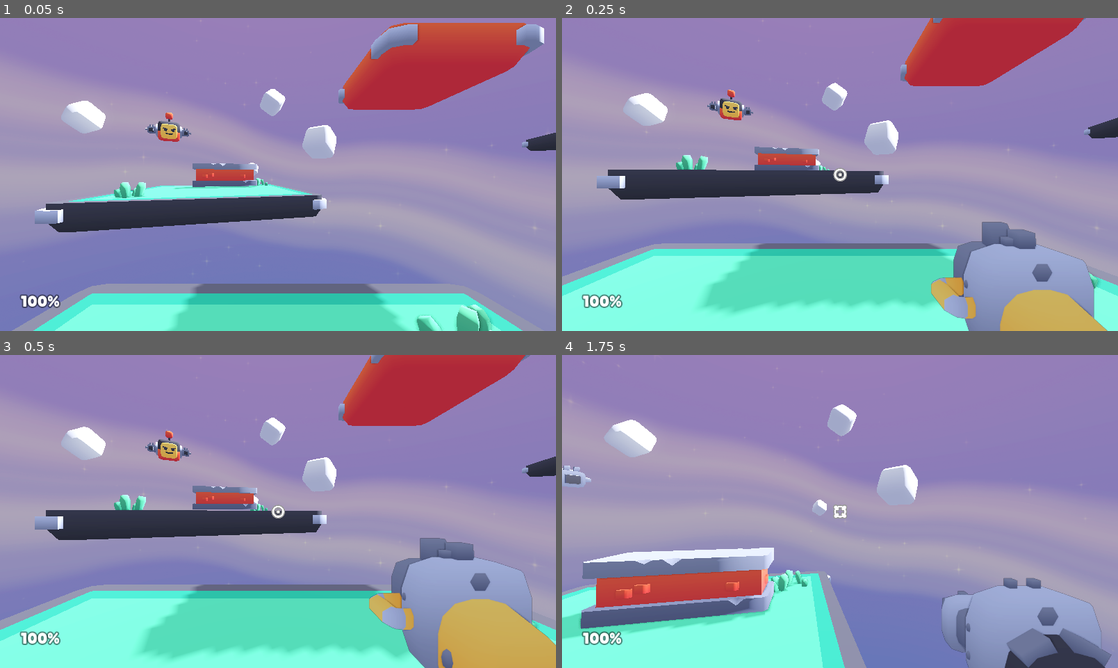
Above: before the commit, frames 1-4 (two rows, left to right).
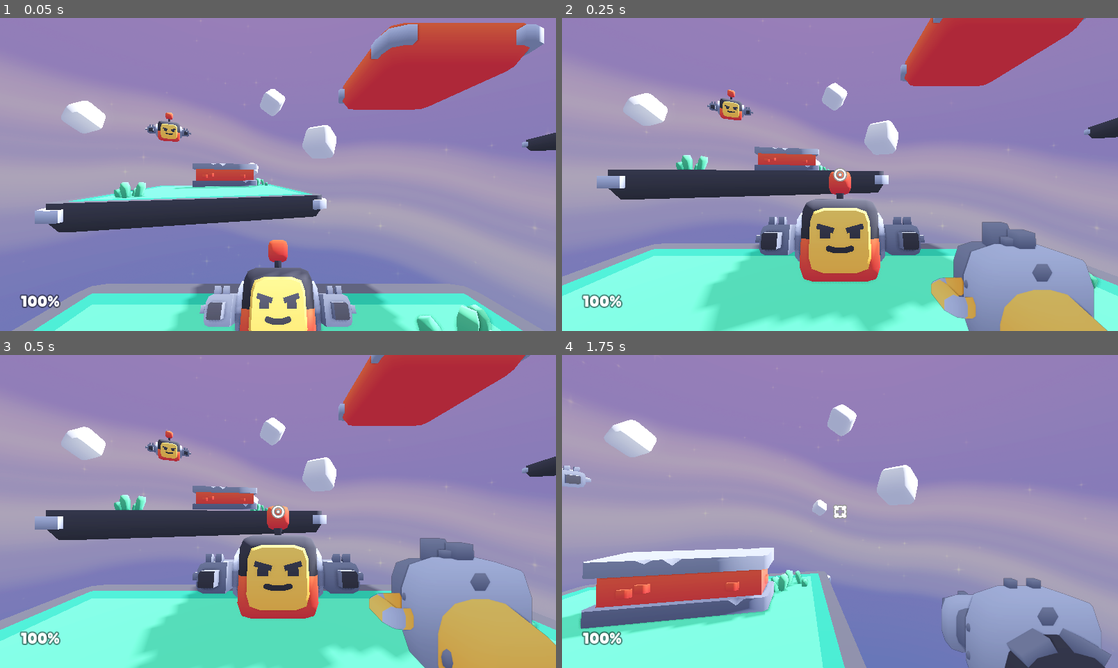
Above: after the commit, the same moments.

Repository: goob30/hackclub-haven
Game: Godot game, scene res://scenes/main.tscn
Two runs of this game, one before a commit and one after it. Both use one fixed random seed, a clock stepped at 60 frames per second and the inputs below.
Inputs (mouse positions are in pixels of both pictures, inside the frame that each line leads up to):
- Up to frame 1 (0.05 s): no input
- Up to frame 2 (0.25 s): no input
- Up to frame 3 (0.5 s): no input
- Up to frame 4 (1.75 s): move the mouse to (867, 511) at 0.52 s; hold W (move_forward) from 0.53 s (still down); click (867, 511) at 0.6 s; tap Space (jump) at 0.77, 1.52 s; move the mouse to (812, 511) at 1.27 s; tap E (weapon_toggle) at 1.35 s

The runs differ from the first frame. In frame 1, 4.3% of the frame differs, in the area x 35-65%, y 70-100%; in frame 2, 7.0%; in frame 3, 7.0%, in the area x 24-66%, y 48-100%; in frame 4, nothing differs.

Commit message:
melee enemy added - still doesn't attack

Diff:
--- /dev/null
+++ b/enemy_melee.gd
@@ -0,0 +1,107 @@
+extends Node3D
+
+@export var player: Node3D
+@export var melee_range := 2.5
+@export var move_speed := 3.0
+@export var attack_damage := 10
+@export var attack_interval := 1.5
+
+@onready var raycast: RayCast3D = $RayCast
+@onready var attack_timer: Timer = $Timer
+@onready var attack_area: Area3D = $AttackArea
+@onready var slash_particles: GPUParticles3D = $SlashParticles
+
+var health := 25
+var time := 0.0
+var starting_position: Vector3
+var destroyed := false
+
+
+func _ready() -> void:
+	starting_position = global_position
+
+	attack_area.monitoring = true
+	raycast.enabled = true
+
+	attack_timer.stop()
+	attack_timer.wait_time = attack_interval
+	attack_timer.one_shot = false
+
+	if not attack_timer.timeout.is_connected(_on_timer_timeout):
+		attack_timer.timeout.connect(_on_timer_timeout)
+
+	attack_timer.start(randf_range(0.1, attack_interval))
+
+
+func _process(delta: float) -> void:
+	if not is_instance_valid(player):
+		return
+
+	time += delta
+
+	var aim_point = player.global_position + Vector3(0, 0.5, 0)
+	var to_player = player.global_position - global_position
+	var horizontal_direction = Vector3(to_player.x, 0, to_player.z)
+
+	if horizontal_direction.length() > melee_range:
+		global_position += horizontal_direction.normalized() * move_speed * delta
+
+	global_position.y = starting_position.y + sin(time * 2.0) * 0.2
+
+	if global_position.distance_to(aim_point) > 0.01:
+		look_at(aim_point, Vector3.UP, true)
+
+	raycast.target_position = raycast.to_local(aim_point)
+
+
+func _on_timer_timeout() -> void:
+	if not is_instance_valid(player):
+		return
+
+	var aim_point = player.global_position + Vector3(0, 0.5, 0)
+
+	if global_position.distance_to(aim_point) > melee_range:
+		return
+
+	var player_is_in_attack_area := false
+	for body in attack_area.get_overlapping_bodies():
+		if body == player or (body is Node and player.is_ancestor_of(body)):
+			player_is_in_attack_area = true
+			break
+
+	if not player_is_in_attack_area:
+		return
+
+	raycast.target_position = raycast.to_local(aim_point)
+	raycast.force_raycast_update()
+
+	if not raycast.is_colliding():
+		return
+
+	var collider = raycast.get_collider()
+	if collider != player and not (collider is Node and player.is_ancestor_of(collider)):
+		return
+
+	if not player.has_method("damage"):
+		push_warning("The player needs a damage(amount) method.")
+		return
+
+	slash_particles.emitting = true
+	slash_particles.restart()
+
+	player.damage(attack_damage)
+	Audio.play("sounds/enemy_attack.ogg")
+
+
+func damage(amount: int) -> void:
+	Audio.play("sounds/enemy_hurt.ogg")
+	health -= amount
+
+	if health <= 0 and not destroyed:
+		destroy()
+
+
+func destroy() -> void:
+	Audio.play("sounds/enemy_destroy.ogg")
+	destroyed = true
+	queue_free()
--- /dev/null
+++ b/enemy_melee.tscn
@@ -0,0 +1,55 @@
+[gd_scene format=3 uid="uid://biesfmpex3v4t"]
+
+[ext_resource type="PackedScene" uid="uid://lde2xq3vq635" path="res://models/enemy-flying.glb" id="1_et1yx"]
+[ext_resource type="SpriteFrames" uid="uid://dbv3sy5qjatnl" path="res://sprites/burst_animation.tres" id="2_gtsv1"]
+
+[sub_resource type="SphereShape3D" id="SphereShape3D_ltxy4"]
+radius = 0.75
+
+[sub_resource type="SphereShape3D" id="SphereShape3D_myfey"]
+
+[sub_resource type="ParticleProcessMaterial" id="ParticleProcessMaterial_jc8hi"]
+
+[sub_resource type="QuadMesh" id="QuadMesh_myfey"]
+
+[sub_resource type="Skin" id="Skin_ntn57"]
+
+[node name="enemy-melee" type="CharacterBody3D" unique_id=855226502]
+
+[node name="enemy-melee" parent="." unique_id=2006148622 instance=ExtResource("1_et1yx")]
+
+[node name="CollisionShape3D" type="CollisionShape3D" parent="." unique_id=1895854340]
+transform = Transform3D(1, 0, 0, 0, 1, 0, 0, 0, 1, 0, 0.25, 0)
+shape = SubResource("SphereShape3D_ltxy4")
+
+[node name="RayCast" type="RayCast3D" parent="." unique_id=1555265173]
+target_position = Vector3(0, 0, 5)
+
+[node name="MuzzleA" type="AnimatedSprite3D" parent="." unique_id=33751163]
+transform = Transform3D(0.5, 0, 0, 0, 0.5, 0, 0, 0, 0.5, -0.45, 0.3, 0.4)
+sprite_frames = ExtResource("2_gtsv1")
+frame = 2
+
+[node name="MuzzleB" type="AnimatedSprite3D" parent="." unique_id=2009782550]
+transform = Transform3D(0.5, 0, 0, 0, 0.5, 0, 0, 0, 0.5, 0.45, 0.3, 0.4)
+sprite_frames = ExtResource("2_gtsv1")
+frame = 2
+
+[node name="Timer" type="Timer" parent="." unique_id=1364276729]
+wait_time = 0.25
+autostart = true
+
+[node name="AttackArea" type="Area3D" parent="." unique_id=944241590]
+transform = Transform3D(1, 0, 0, 0, 1, 0, 0, 0, 1, 0, 0.5, 1)
+
+[node name="CollisionShape3D" type="CollisionShape3D" parent="AttackArea" unique_id=1545782288]
+shape = SubResource("SphereShape3D_myfey")
+disabled = true
+
+[node name="SlashParticles" type="GPUParticles3D" parent="." unique_id=1011624581]
+emitting = false
+one_shot = true
+fixed_fps = 60
+process_material = SubResource("ParticleProcessMaterial_jc8hi")
+draw_pass_1 = SubResource("QuadMesh_myfey")
+draw_skin = SubResource("Skin_ntn57")
--- /dev/null
+++ b/objects/MeleeEnemy.gd
@@ -0,0 +1,100 @@
+extends Node3D
+
+@export var player: Node3D
+@export var melee_range := 2.0
+@export var move_speed := 3.0
+@export var attack_damage := 10
+@export var attack_interval := 1.5
+
+@onready var raycast: RayCast3D = $RayCast
+@onready var attack_timer: Timer = $Timer
+@onready var attack_area: Area3D = $AttackArea
+@onready var slash_particles: GPUParticles3D = $SlashParticles
+
+var health := 25
+var time := 0.0
+var starting_position: Vector3
+var destroyed := false
+
+
+func _ready() -> void:
+	starting_position = global_position
+
+	attack_timer.stop()
+	attack_timer.wait_time = attack_interval
+	attack_timer.one_shot = false
+	attack_timer.start(randf_range(0.1, attack_interval))
+
+
+func _process(delta: float) -> void:
+	if not is_instance_valid(player):
+		return
+
+	time += delta
+
+	var aim_point = player.global_position + Vector3(0, 0.5, 0)
+	var to_player = player.global_position - global_position
+	var horizontal_to_player = Vector3(to_player.x, 0, to_player.z)
+
+	if horizontal_to_player.length() > melee_range:
+		global_position += horizontal_to_player.normalized() * move_speed * delta
+
+	global_position.y = starting_position.y + sin(time * 2.0) * 0.2
+
+	if global_position.distance_to(aim_point) > 0.01:
+		look_at(aim_point, Vector3.UP, true)
+
+	raycast.target_position = raycast.to_local(aim_point)
+
+
+func _on_timer_timeout() -> void:
+	if not is_instance_valid(player):
+		return
+
+	var aim_point = player.global_position + Vector3(0, 0.5, 0)
+
+	if global_position.distance_to(aim_point) > melee_range:
+		return
+
+	# Don't slash through walls.
+	raycast.target_position = raycast.to_local(aim_point)
+	raycast.force_raycast_update()
+
+	if not raycast.is_colliding():
+		return
+
+	var collider = raycast.get_collider()
+	if collider != player and not (collider is Node and player.is_ancestor_of(collider)):
+		return
+
+	# The Area3D defines the actual melee hitbox.
+	var player_in_attack_area := false
+	for body in attack_area.get_overlapping_bodies():
+		if body == player or (body is Node and player.is_ancestor_of(body)):
+			player_in_attack_area = true
+			break
+
+	if not player_in_attack_area:
+		return
+
+	slash_particles.emitting = true
+	slash_particles.restart()
+
+	if player.has_method("damage"):
+		player.damage(attack_damage)
+
+	Audio.play("sounds/enemy_attack.ogg")
+
+
+func damage(amount: int) -> void:
+	Audio.play("sounds/enemy_hurt.ogg")
+	health -= amount
+
+	if health <= 0 and not destroyed:
+		destroy()
+
+
+func destroy() -> void:
+	Audio.play("sounds/enemy_destroy.ogg")
+	destroyed = true
+	queue_free()
--- a/scenes/main.tscn
+++ b/scenes/main.tscn
@@ -7,9 +7,11 @@
 [ext_resource type="PackedScene" uid="uid://dpm3l05d7fu35" path="res://objects/platform.tscn" id="5_3s40e"]
 [ext_resource type="PackedScene" uid="uid://r7rt7pth4u7o" path="res://objects/wall_low.tscn" id="5_6vel1"]
 [ext_resource type="PackedScene" uid="uid://dg6h5uopjapqr" path="res://scenes/EnemyBullet.tscn" id="5_eb6dy"]
+[ext_resource type="PackedScene" uid="uid://biesfmpex3v4t" path="res://enemy_melee.tscn" id="7_a8y0u"]
 [ext_resource type="PackedScene" uid="uid://c71evdjblk5wp" path="res://objects/wall_high.tscn" id="7_cabne"]
 [ext_resource type="PackedScene" uid="uid://bvx5cvigosg0s" path="res://objects/platform_large_grass.tscn" id="7_wggef"]
 [ext_resource type="PackedScene" uid="uid://d2g78tpqbyf5g" path="res://objects/enemy.tscn" id="8_7ty2f"]
+[ext_resource type="Script" uid="uid://jlhojqkjxnol" path="res://enemy_melee.gd" id="8_jkv2x"]
 [ext_resource type="PackedScene" uid="uid://oqfhfp1a80qd" path="res://objects/cloud.tscn" id="10_5ksau"]
 [ext_resource type="Script" uid="uid://gw7nm87hies2" path="res://scenes/bullet.gd" id="11_ya4ey"]
 
@@ -76,20 +78,10 @@
 player = NodePath("../../Player")
 bullet_scene = ExtResource("5_eb6dy")
 
-[node name="enemy-flying2" parent="Enemies" unique_id=342903539 node_paths=PackedStringArray("player") instance=ExtResource("8_7ty2f")]
-transform = Transform3D(-4.37114e-08, 0, 1, 0, 1, 0, -1, 0, -4.37114e-08, -9.5, 2.5, 1.5)
+[node name="enemy-melee" parent="Enemies" unique_id=855226502 node_paths=PackedStringArray("player") instance=ExtResource("7_a8y0u")]
+transform = Transform3D(1, 0, 0, 0, 1, 0, 0, 0, 1, 0, 0, -1.5238014)
+script = ExtResource("8_jkv2x")
 player = NodePath("../../Player")
-bullet_scene = ExtResource("5_eb6dy")
-
-[node name="enemy-flying3" parent="Enemies" unique_id=1201559634 node_paths=PackedStringArray("player") instance=ExtResource("8_7ty2f")]
-transform = Transform3D(-0.707107, 0, -0.707107, 0, 1, 0, 0.707107, 0, -0.707107, 5.5, 3.5, 9)
-player = NodePath("../../Player")
-bullet_scene = ExtResource("5_eb6dy")
-
-[node name="enemy-flying4" parent="Enemies" unique_id=816910819 node_paths=PackedStringArray("player") instance=ExtResource("8_7ty2f")]
-transform = Transform3D(0.707107, 0, -0.707107, 0, 1, 0, 0.707107, 0, 0.707107, 15.5, 4, -7.5)
-player = NodePath("../../Player")
-bullet_scene = ExtResource("5_eb6dy")
 
 [node name="Level" type="Node" parent="." unique_id=1748836644]
 
Not shown, added: enemy_melee.gd.uid
Not shown, added: objects/MeleeEnemy.gd.uid
